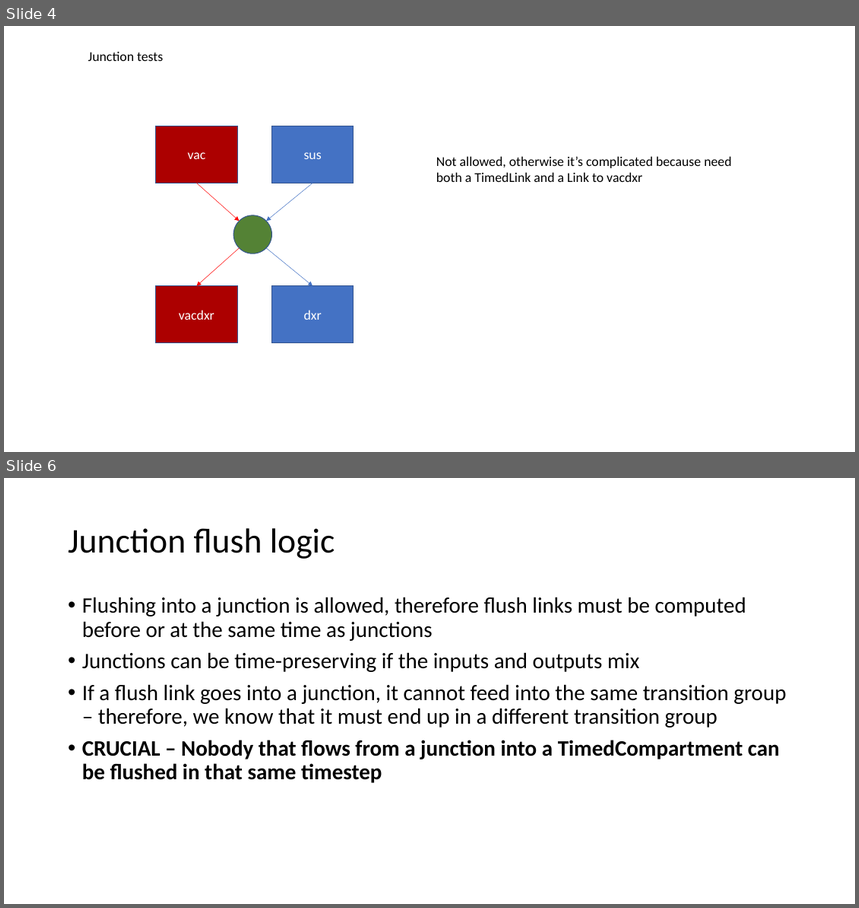
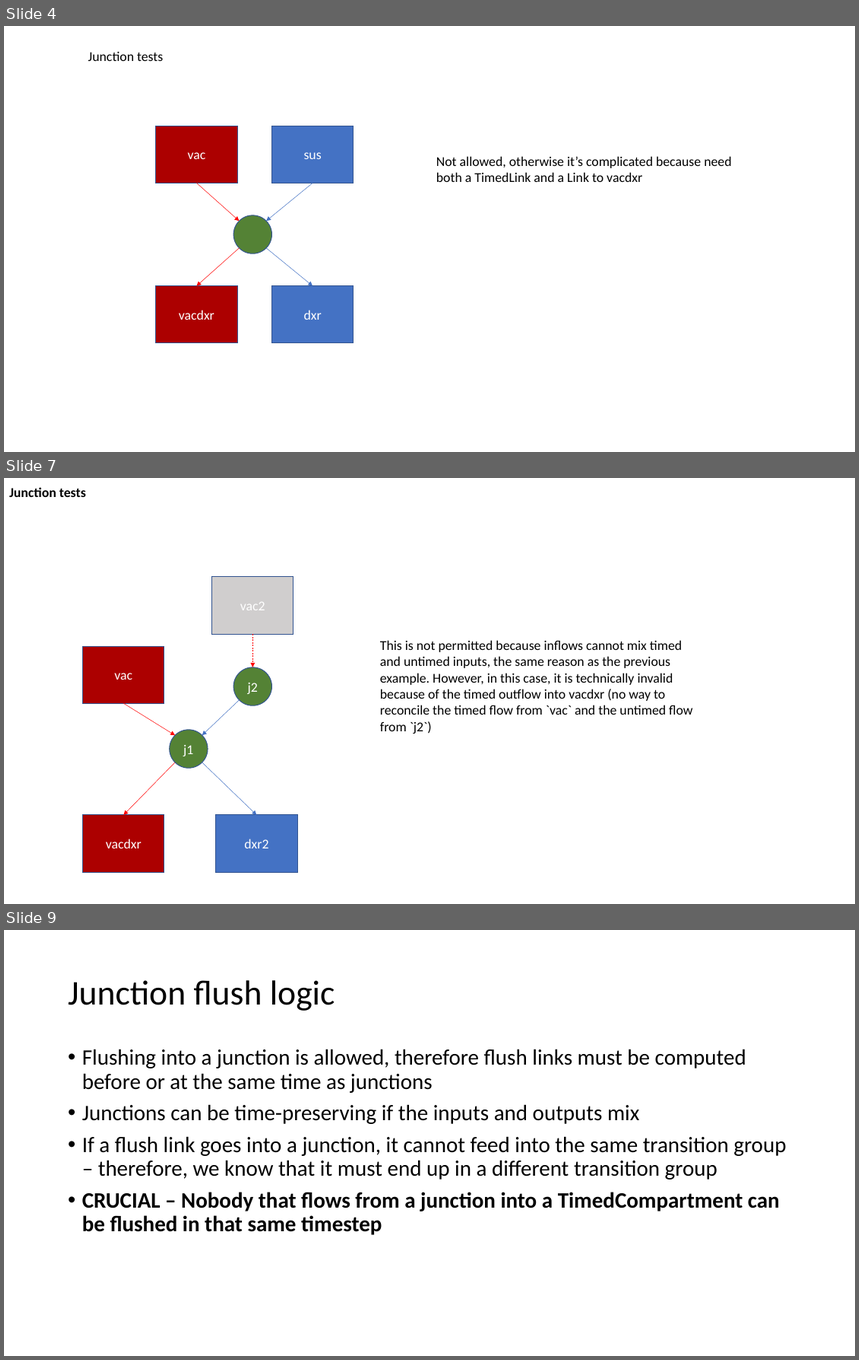
Before and after one commit to atomicateam/atomica, a slide deck: docs/general/timed-examples.pptx. Shown one above the other, each under a label of ours: slides 4 and 6 before the commit, slides 4, 7 and 9 after it; the slides between them are not shown. The pictures are 859x908 and 859x1360 pixels, drawn with LibreOffice and Linux fonts; fonts in the diff are those of the drawing. Boxes give left, top, right and bottom in pixels: in the first picture for what was removed or moved away, otherwise in the second. Text is boxed around its words. In the diff, an @@ line names an element or a change of style, - is before the commit and + after.

```diff
--- a/docs/general/timed-examples.pptx
+++ b/docs/general/timed-examples.pptx
@@ slide 7 added at (x1=4, y1=478, x2=855, y2=904), background #FFFFFF @@
@@ text added at (x1=9, y1=487, x2=86, y2=497), 18 pt, text #000000, bold @@
+Junction tests
@@ rectangle added at (x1=212, y1=577, x2=294, y2=635), fill #D0CECE, outline #325491 1 pt, 18 pt, text #FFFFFF @@
+vac2
@@ arrow added from (253, 634) to (253, 667), #FF0000 0.5 pt dashed @@
@@ rectangle added at (x1=83, y1=646, x2=164, y2=704), fill #AC0000, outline #325491 1 pt, 18 pt, text #FFFFFF @@
+vac
@@ text added at (x1=380, y1=640, x2=693, y2=733), 18 pt, text #000000 @@
+This is not permitted because inflows cannot mix timed and untimed inputs, the same reason as the previous example. However, in this case, it is technically invalid because of the timed outflow into vacdxr (no way to reconcile the timed flow from `vac` and the untimed flow from `j2`)
@@ ellipse added at (x1=234, y1=667, x2=272, y2=705), fill #548235, outline #325491 1 pt, 18 pt, text #FFFFFF @@
+j2
@@ arrow added from (123, 703) to (175, 735), #FF0000 0.5 pt @@
@@ arrow added from (239, 700) to (202, 735), #4472C4 0.5 pt @@
@@ ellipse added at (x1=170, y1=730, x2=208, y2=768), fill #548235, outline #325491 1 pt, 18 pt, text #FFFFFF @@
+j1
@@ arrow added from (175, 762) to (123, 815), #FF0000 0.5 pt @@
@@ arrow added from (202, 762) to (256, 815), #4472C4 0.5 pt @@
@@ rectangle added at (x1=83, y1=815, x2=164, y2=872), fill #AC0000, outline #325491 1 pt, 18 pt, text #FFFFFF @@
+vacdxr
@@ rectangle added at (x1=216, y1=815, x2=297, y2=872), fill #4472C4, outline #325491 1 pt, 18 pt, text #FFFFFF @@
+dxr2
@@ what was slide 6 is now slide 9 @@
```
Also in this commit, not shown: 1 slide changed, 2 other slides added, 3 other files.
